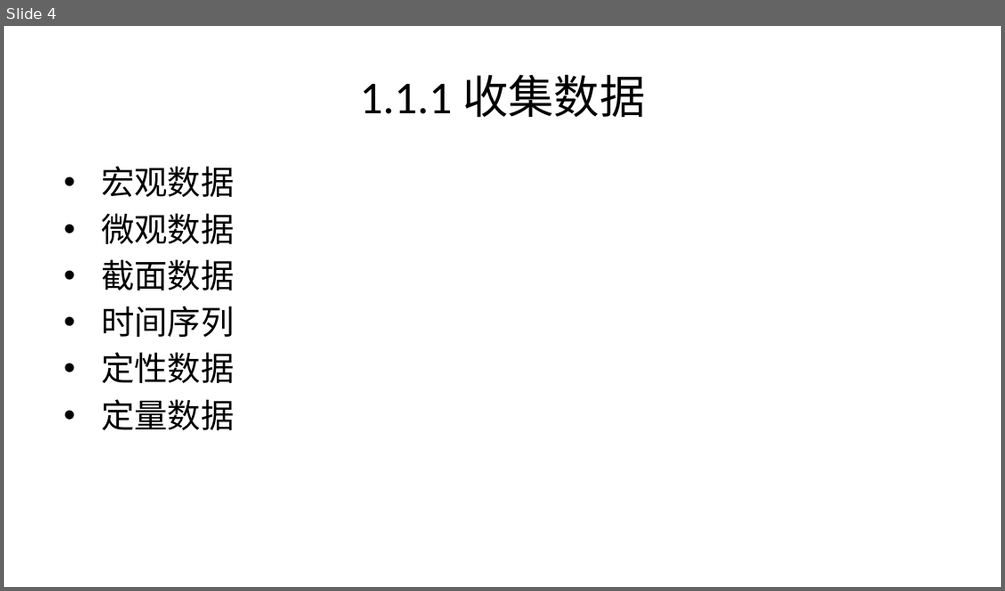
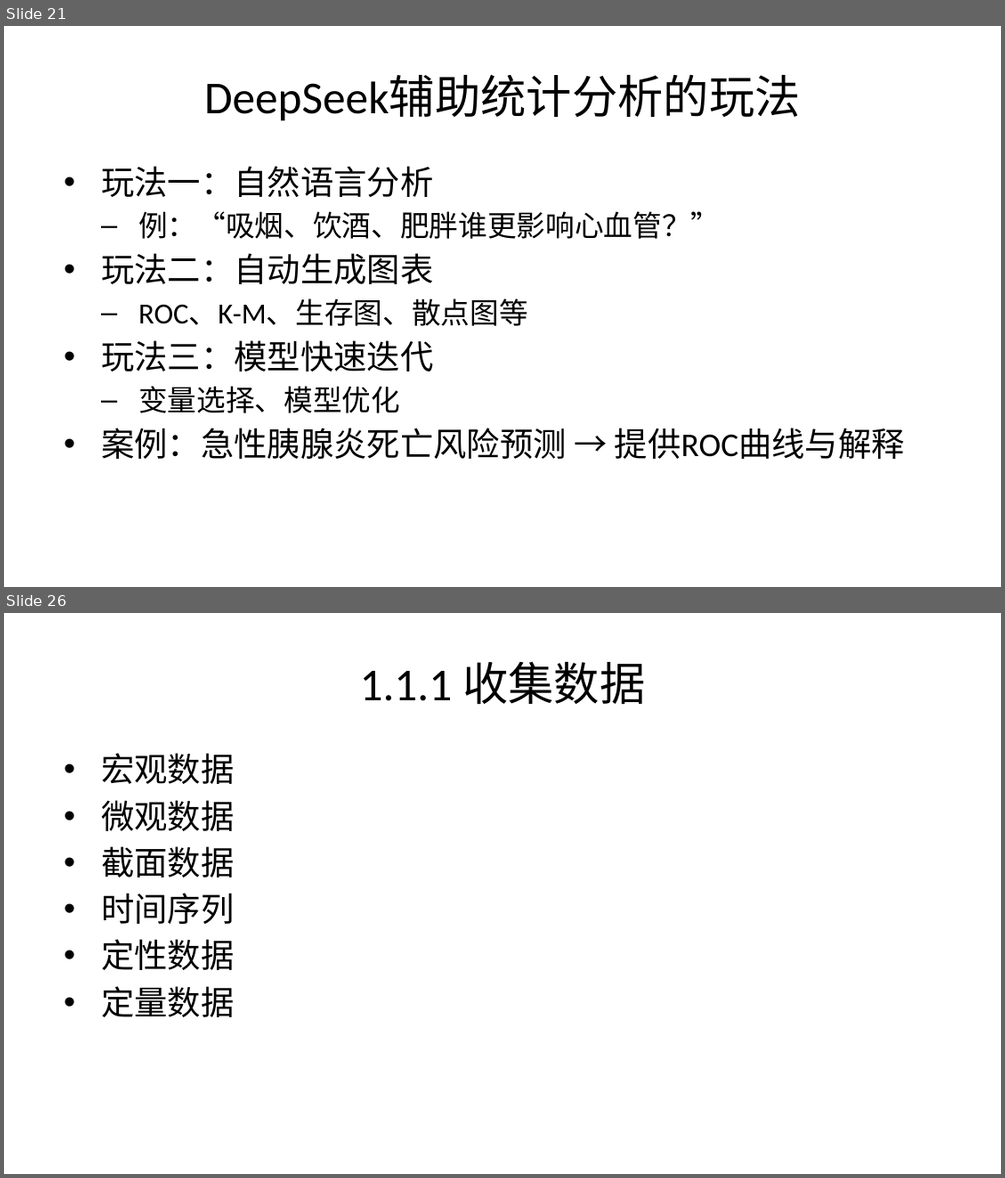
Before and after one commit to lizongzhang/deepseekcamp, a slide deck: docs/L9_slide.pptx. Shown one above the other, each under a label of ours: slide 4 before the commit, slides 21 and 26 after it; the slides between them are not shown. The pictures are 1005x591 and 1005x1178 pixels, drawn with LibreOffice and Linux fonts; fonts in the diff are those of the drawing. Boxes give left, top, right and bottom in pixels: in the first picture for what was removed or moved away, otherwise in the second. Text is boxed around its words. In the diff, an @@ line names an element or a change of style, - is before the commit and + after.

```diff
--- a/docs/L9_slide.pptx
+++ b/docs/L9_slide.pptx
@@ slide 21 added at (x1=4, y1=26, x2=1001, y2=587), background #FFFFFF @@
@@ title added at (x1=204, y1=75, x2=801, y2=121), 33 pt, text #000000 @@
+DeepSeek辅助统计分析的玩法
@@ text added at (x1=101, y1=166, x2=905, y2=459), 24 pt, text #000000 @@
+• 玩法一：自然语言分析
+  – 例：“吸烟、饮酒、肥胖谁更影响心血管？”
+• 玩法二：自动生成图表
+  – ROC、K-M、生存图、散点图等
+• 玩法三：模型快速迭代
+  – 变量选择、模型优化
+• 案例：急性胰腺炎死亡风险预测 → 提供ROC曲线与解释
@@ what was slide 4 is now slide 26 @@
```
Also in this commit, not shown: 3 slides changed, 21 other slides added, 9 other files.
